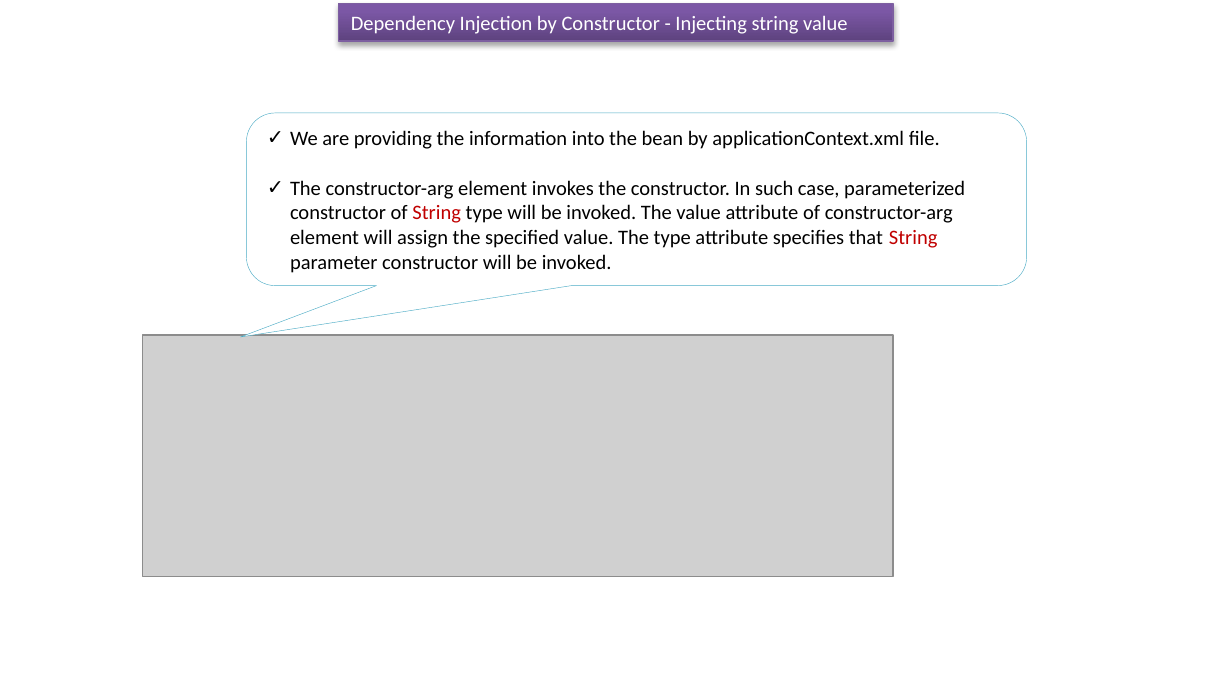
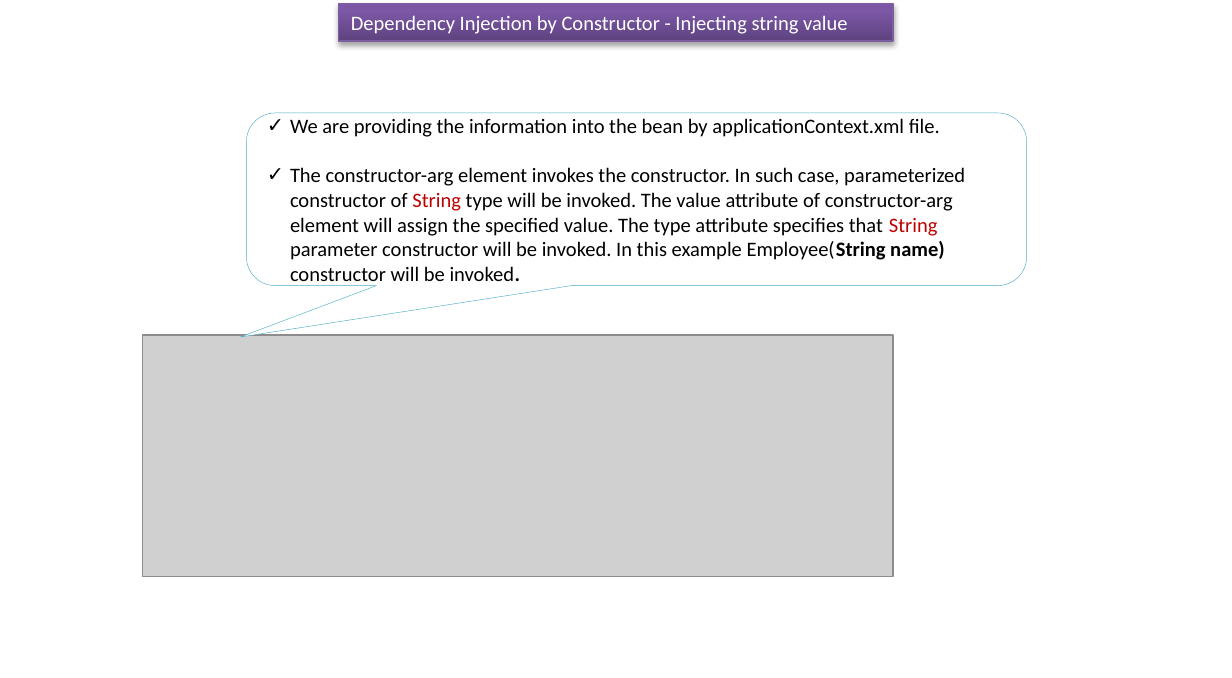
Before and after one commit to ramram43210/javaee, a slide deck: slide 3 of Later/Spring/4_Dependency_Injection/5/Dependency Injection by Constructor_Injecting String.pptx. Drawn at 1232x678 pixels with LibreOffice and Linux fonts; fonts in the diff are those of the drawing; grey boxes stand for pictures. Boxes give left, top, right and bottom in pixels: in the first picture for what was removed or moved away, otherwise in the second. Text is boxed around its words. In the diff, an @@ line names an element or a change of style, - is before the commit and + after.

```diff
--- a/Later/Spring/4_Dependency_Injection/5/Dependency Injection by Constructor_Injecting String.pptx
+++ b/Later/Spring/4_Dependency_Injection/5/Dependency Injection by Constructor_Injecting String.pptx
@@ text in rounded speech box at (290, 167, 965, 287): text changed @@
-✓ The constructor-arg element invokes the constructor. In such case, parameterized constructor of String type will be invoked. The value attribute of constructor-arg element will assign the specified value. The type attribute specifies that String parameter constructor will be invoked.
+✓ The constructor-arg element invokes the constructor. In such case, parameterized constructor of String type will be invoked. The value attribute of constructor-arg element will assign the specified value. The type attribute specifies that String parameter constructor will be invoked. In this example Employee(String name) constructor will be invoked.
```
Also in this commit, not shown: 1 other file.
